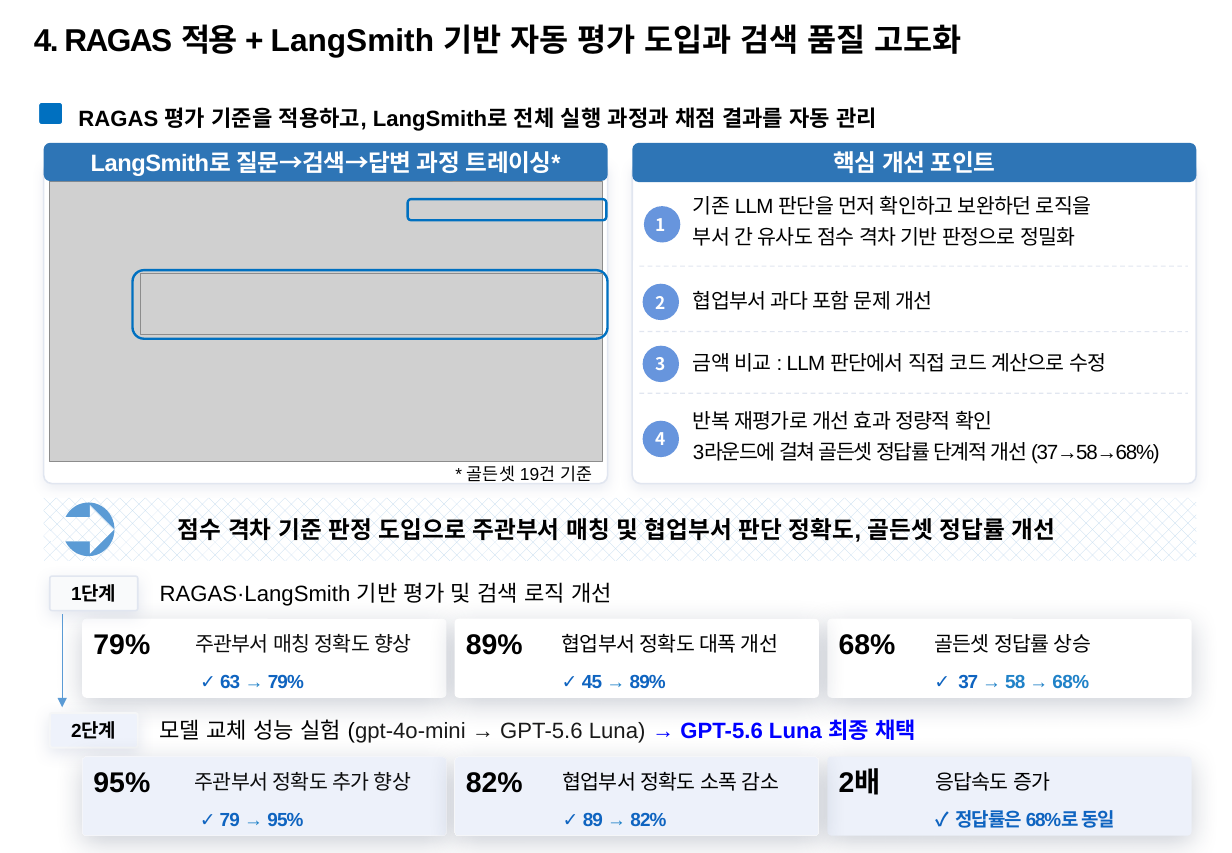
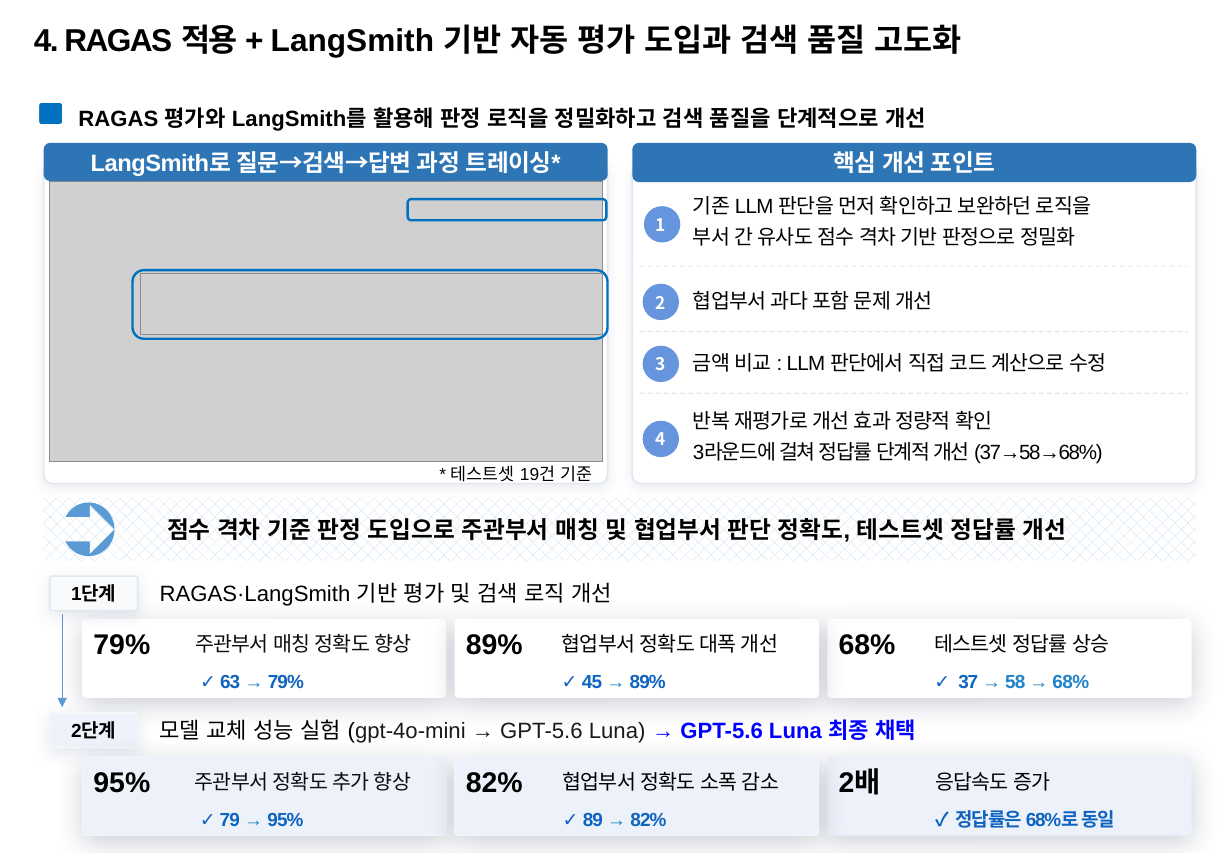
Before and after one commit to temmi81-hue/department-ragas, a slide deck: slide 5 of presentation/submission/26년 포스코퓨처엠 AI활용전문가 과정_사무계_송다혜.pptx. Drawn at 1232x853 pixels with LibreOffice and Linux fonts; fonts in the diff are those of the drawing; grey boxes stand for pictures; background and template pictures are left out. Boxes give left, top, right and bottom in pixels: in the first picture for what was removed or moved away, otherwise in the second. Text is boxed around its words. In the diff, an @@ line names an element or a change of style, - is before the commit and + after.

```diff
--- a/presentation/submission/26년 포스코퓨처엠 AI활용전문가 과정_사무계_송다혜.pptx
+++ b/presentation/submission/26년 포스코퓨처엠 AI활용전문가 과정_사무계_송다혜.pptx
@@ text at [78, 107, 926, 131]: text changed @@
-RAGAS 평가 기준을 적용하고, LangSmith로 전체 실행 과정과 채점 결과를 자동 관리
+RAGAS 평가와 LangSmith를 활용해 판정 로직을 정밀화하고 검색 품질을 단계적으로 개선
@@ text at [693, 442, 1103, 464]: text changed @@
-3라운드에 걸쳐 골든셋 정답률 단계적 개선 (37→58→68%)
+3라운드에 걸쳐 정답률 단계적 개선 (37→58→68%)
@@ text at [451, 465, 592, 482]: text changed @@
-* 골든셋 19건 기준
+* 테스트셋 19건 기준
@@ text at [167, 518, 1067, 542]: text changed @@
-점수 격차 기준 판정 도입으로 주관부서 매칭 및 협업부서 판단 정확도, 골든셋 정답률 개선
+점수 격차 기준 판정 도입으로 주관부서 매칭 및 협업부서 판단 정확도, 테스트셋 정답률 개선
@@ text at [934, 634, 1109, 653]: text changed @@
-골든셋 정답률 상승
+테스트셋 정답률 상승
```
Also in this commit, not shown: 3 other slides changed, 4 other files.
